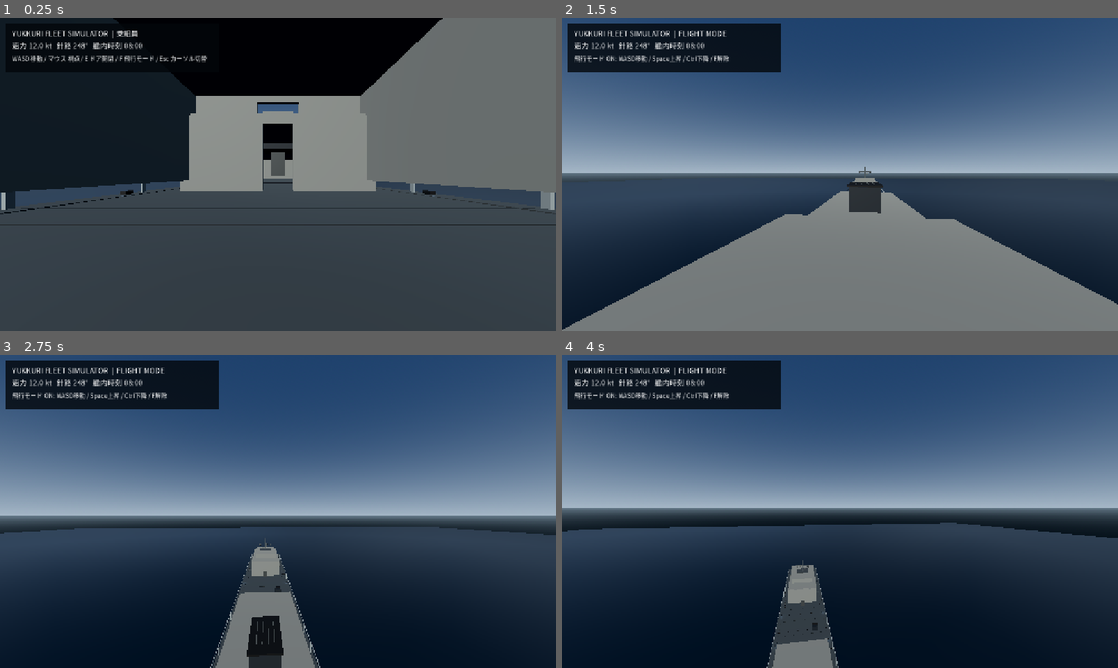
Above: before the commit, frames 1-4 (two rows, left to right).
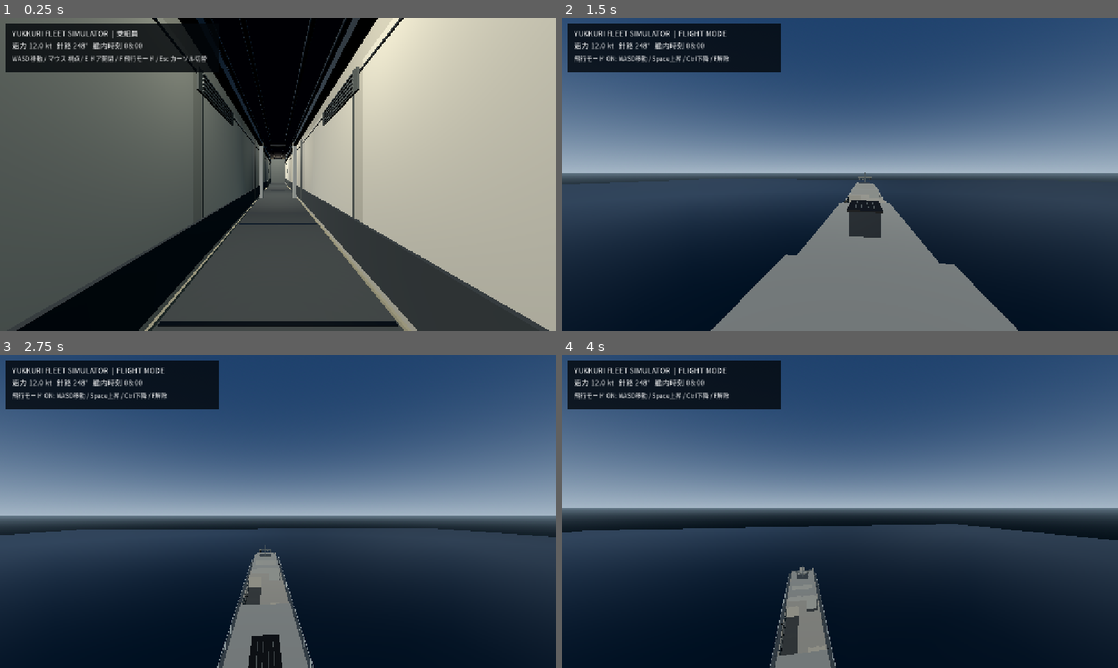
Above: after the commit, the same moments.

Repository: YukkuriP/Yukkuri-FPS-3
Game: Godot game, scene res://scenes/main.tscn
Same seed, same stepped clock (60 frames per second), same inputs: the game is played once before the commit and once after it.
Inputs (mouse positions are in pixels of both pictures, inside the frame that each line leads up to):
- Up to frame 1 (0.25 s): no input
- Up to frame 2 (1.5 s): move the mouse to (867, 174) at 0.52 s; hold F (fleet_fly_toggle) 0.53-1.28 s; hold Space (fleet_fly_up) from 0.53 s (still down); click (867, 174) at 0.67 s; move the mouse to (812, 174) at 1.27 s; tap E (fleet_interact) at 1.35 s
- Up to frame 3 (2.75 s): keep holding Space (fleet_fly_up); move the mouse to (289, 505) at 2.02 s; tap 1 at 2.1 s
- Up to frame 4 (4 s): keep holding Space (fleet_fly_up); move the mouse to (834, 517) at 2.77 s; tap 2 at 2.85 s; click (834, 517) at 2.92 s; move the mouse to (878, 514) at 3.52 s; tap 3 at 3.6 s

The runs differ from the first frame. In frame 1, 62% of the frame differs, in the area x 0-100%, y 0-100%; in frame 2, 14%; in frame 3, 2.5%; in frame 4, 1.7%.
Error before the commit: Parse Error: Cannot infer the type of "wall_x" variable because the value doesn't have a set type. (res://scripts/deck_plan.gd:354)

Commit message:
Fix explicit GDScript float typing in room wall finish

Diff:
--- a/scripts/deck_plan.gd
+++ b/scripts/deck_plan.gd
@@ -351,10 +351,10 @@
 	var inset_mat := _mat(Color(0.31, 0.33, 0.32), 0.24, 0.76)
 	var seal_mat := _mat(Color(0.16, 0.18, 0.17), 0.30, 0.72)
 	for side in [-1.0, 1.0]:
-		var wall_x := side * 6.31
+		var wall_x: float = side * 6.31
 		for room_z in [-27.0, -15.0, -3.0, 9.0, 21.0, 33.0]:
 			for panel_index in range(4):
-				var pz := room_z - 3.6 + float(panel_index) * 2.4
+				var pz: float = room_z - 3.6 + float(panel_index) * 2.4
 				_box(self, "Removable bulkhead liner", Vector3(wall_x, DECK_Y + 1.75, pz), Vector3(0.045, 3.25, 2.15), panel_mat)
 				_box(self, "Bulkhead liner seam", Vector3(wall_x - side * 0.028, DECK_Y + 1.75, pz + 1.12), Vector3(0.018, 3.25, 0.035), seal_mat)
 			_box(self, "Bulkhead kick plate", Vector3(wall_x - side * 0.035, DECK_Y + 0.25, room_z), Vector3(0.035, 0.48, 9.0), inset_mat)
